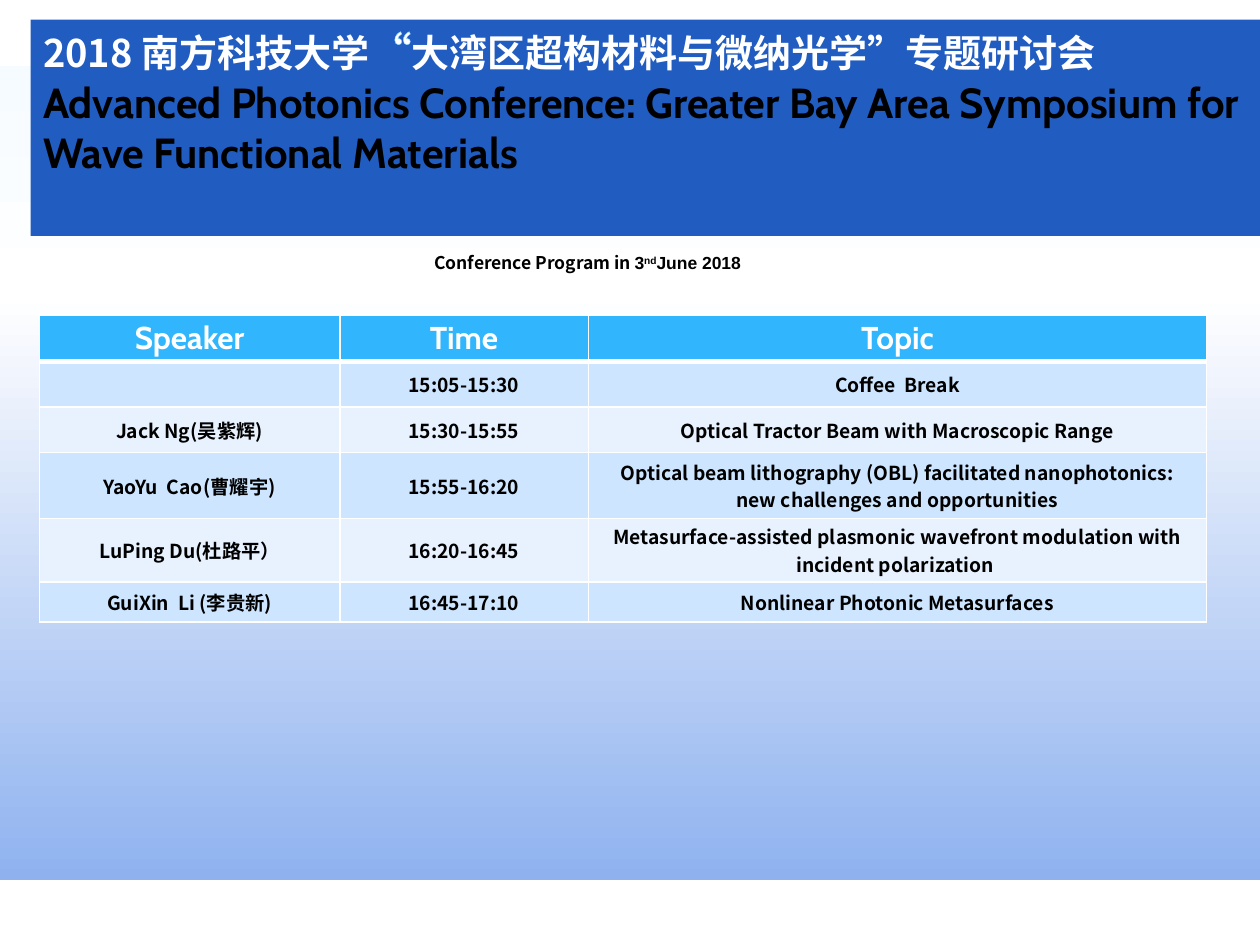
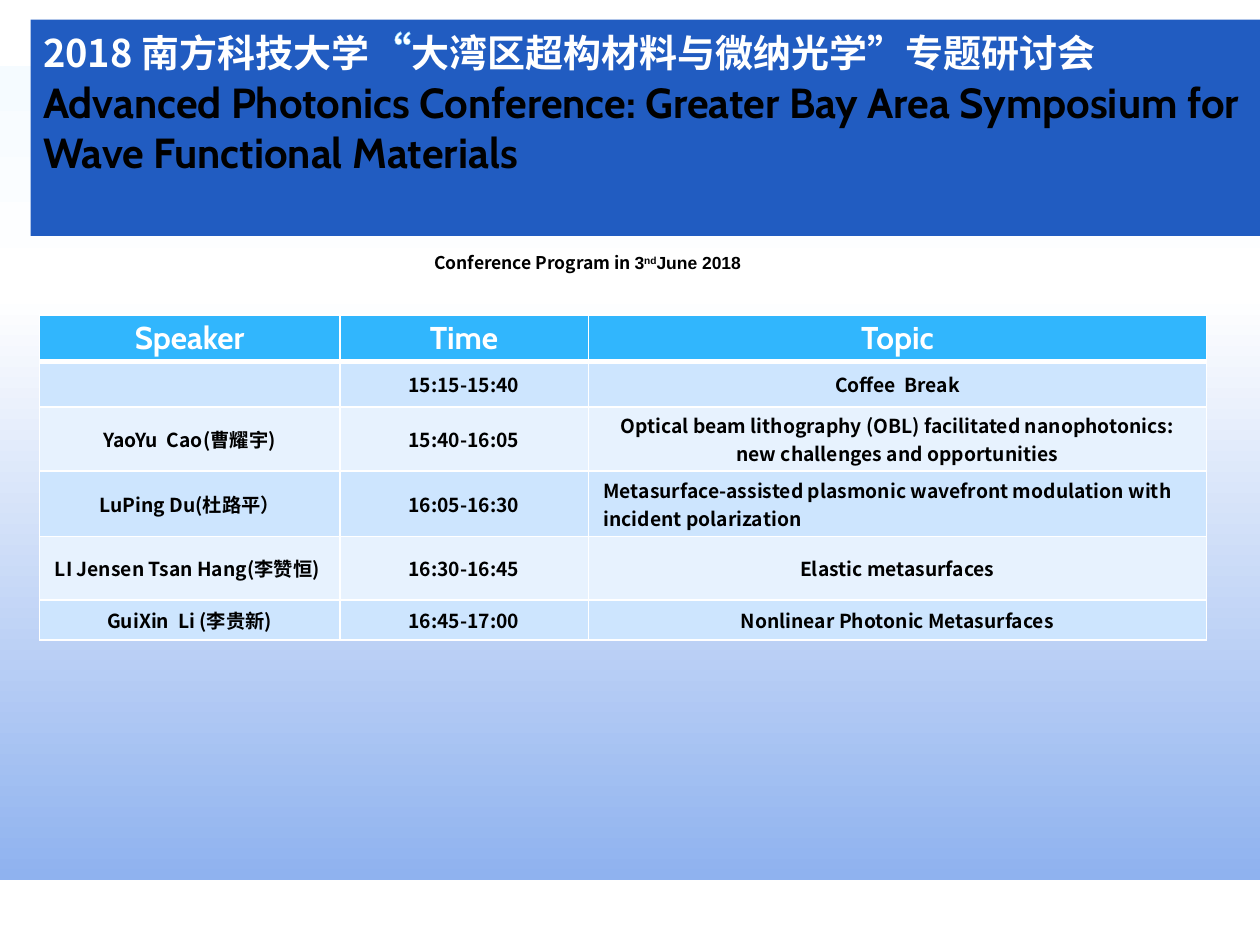
Before and after one commit to gbaswfm/gbaswfm.github.io, a slide deck: slide 11 of text/大湾区超构材料与微纳光学专题研讨会.pptx. Drawn at 1260x945 pixels with LibreOffice and Linux fonts; fonts in the diff are those of the drawing. Boxes give left, top, right and bottom in pixels: in the first picture for what was removed or moved away, otherwise in the second. Text is boxed around its words. In the diff, an @@ line names an element or a change of style, - is before the commit and + after.

```diff
--- a/text/大湾区超构材料与微纳光学专题研讨会.pptx
+++ b/text/大湾区超构材料与微纳光学专题研讨会.pptx
@@ table at <box>39,315,1206,636</box> @@
-row 2, column 2: 15:05-15:30
+row 2, column 2: 15:15-15:40
-row 3: Jack Ng(吴紫辉) | 15:30-15:55 | Optical Tractor Beam with Macroscopic Range
+row 3: YaoYu Cao(曹耀宇) | 15:40-16:05 | Optical beam lithography (OBL) facilitated nanophotonics: new challenges and opportunities
-row 4: YaoYu Cao(曹耀宇) | 15:55-16:20 | Optical beam lithography (OBL) facilitated nanophotonics: new challenges and opportunities
+row 4: LuPing Du(杜路平） | 16:05-16:30 | Metasurface-assisted plasmonic wavefront modulation with incident polarization
-row 5: LuPing Du(杜路平） | 16:20-16:45 | Metasurface-assisted plasmonic wavefront modulation with incident polarization
+row 5: LI Jensen Tsan Hang(李赞恒) | 16:30-16:45 | Elastic metasurfaces
-row 6, column 2: 16:45-17:10
+row 6, column 2: 16:45-17:00
```
Also in this commit, not shown: 2 other slides changed, 6 other files.
